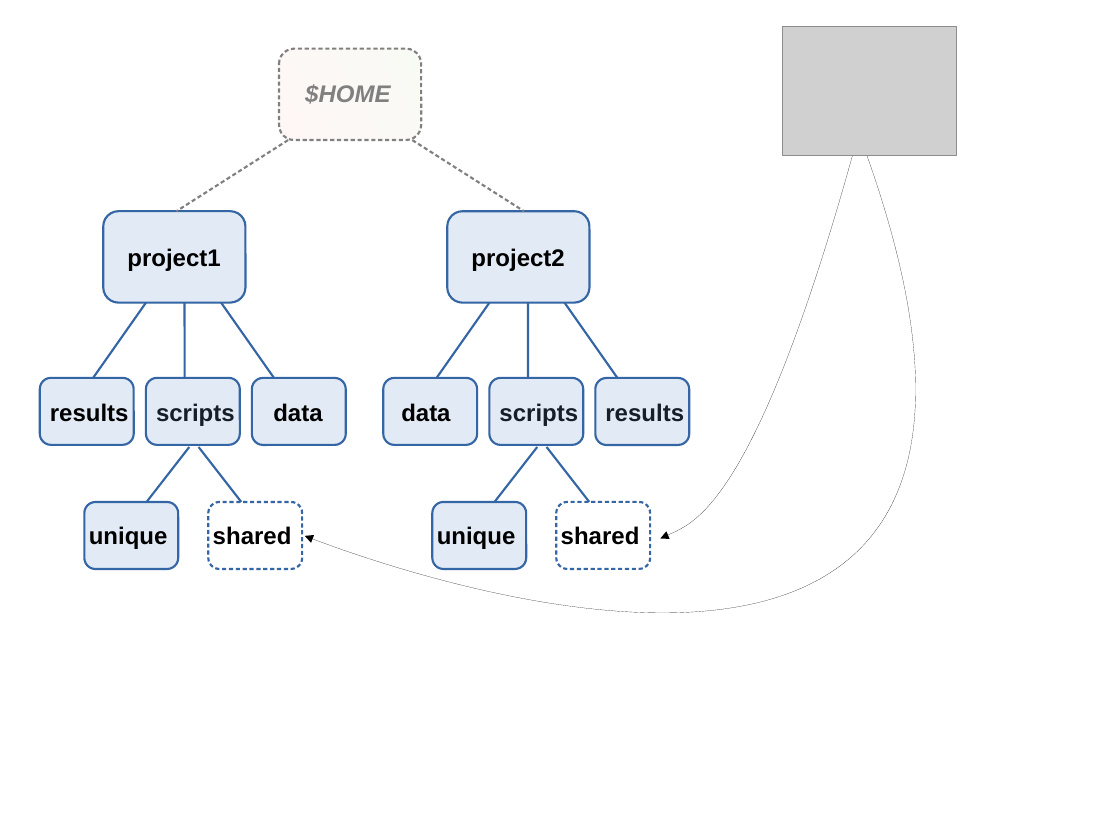
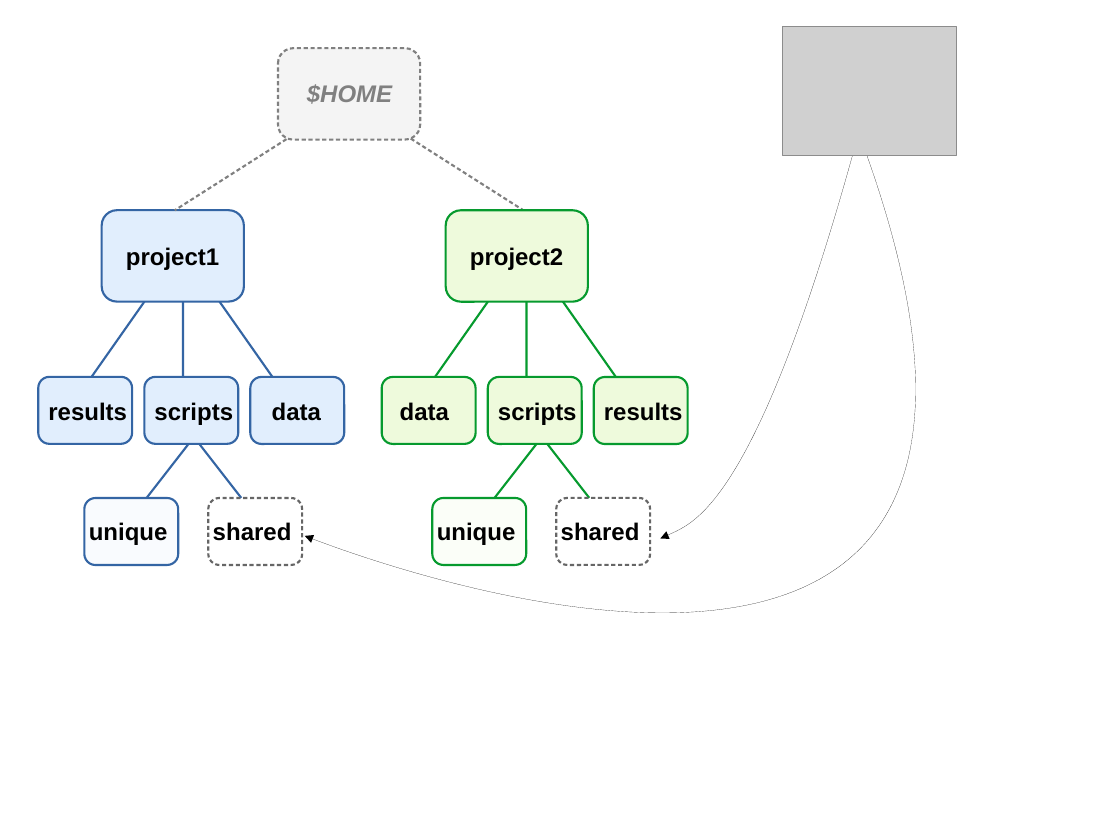
Before and after one commit to mcic-osu/pracs-sp21, a slide deck: slide 6 of docs/posts/week-02/slides/img/proj-dirs.odp. Drawn at 1120x840 pixels with LibreOffice and Linux fonts; fonts in the diff are those of the drawing; grey boxes stand for pictures. Boxes give left, top, right and bottom in pixels: in the first picture for what was removed or moved away, otherwise in the second. Text is boxed around its words. In the diff, an @@ line names an element or a change of style, - is before the commit and + after.

```diff
--- a/docs/posts/week-02/slides/img/proj-dirs.odp
+++ b/docs/posts/week-02/slides/img/proj-dirs.odp
@@ rounded rectangle at (278,48,421,139): fill gradient #DDE8CB to #FFD7D7 to #F4F4F4 @@
@@ line (488, 302) - (435, 377): stroke #3465A4 1.5 pt to #069A2E 1.5 pt @@
@@ line (526, 302) - (526, 377): stroke #3465A4 1.5 pt to #069A2E 1.5 pt @@
@@ line (563, 302) - (616, 377): stroke #3465A4 1.5 pt to #069A2E 1.5 pt @@
@@ fill #729FCF at 20% opacity to #E1EEFD in 4 elements at (39,377,132,444), (102,210,244,302), (144,377,238,444), (250,377,344,444) @@
@@ fill #729FCF at 20% opacity to #EEFADC; outline #3465A4 1.5 pt to #069A2E 1.5 pt in 4 elements at (446,210,588,302), (382,377,476,444), (488,377,581,444), (594,377,687,444) @@
@@ line (538, 443) - (495, 498): stroke #3465A4 1.5 pt to #069A2E 1.5 pt @@
@@ line (547, 443) - (589, 498): stroke #3465A4 1.5 pt to #069A2E 1.5 pt @@
@@ 4 texts, 4 lines, 4 rounded rectangles: place and size @@
-4 texts, 4 lines, 4 rounded rectangles at (84,447,650,569)
+4 texts, 4 lines, 4 rounded rectangles at (84,443,650,565)
@@ rounded rectangle at (84,498,178,565): fill #729FCF at 20% opacity to #E1EEFD at 20% opacity @@
@@ rounded rectangle at (208,498,302,565): outline #3465A4 1.5 pt to #666666 1.5 pt @@
@@ rounded rectangle at (433,498,526,565): fill #729FCF at 20% opacity to #EEFADC at 20% opacity; outline #3465A4 1.5 pt to #069A2E 1.5 pt @@
@@ rounded rectangle at (557,498,650,565): outline #3465A4 1.5 pt to #666666 1.5 pt @@
```
Also in this commit, not shown: 5 other slides changed, 26 other files.
